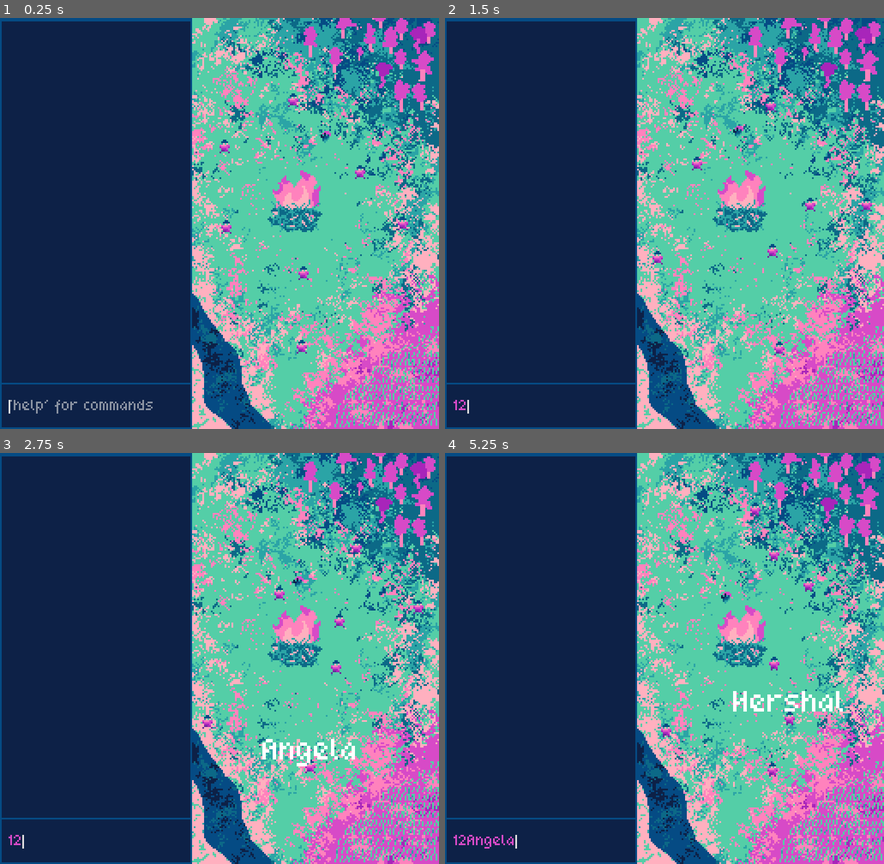
Above: before the commit, frames 1-4 (two rows, left to right).
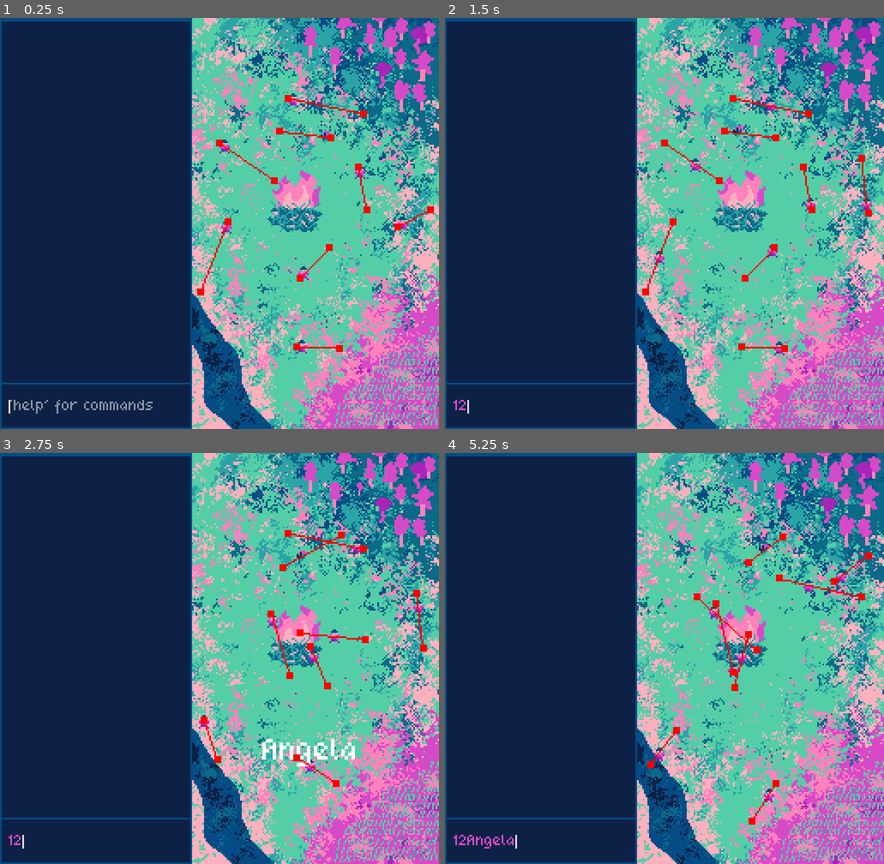
Above: after the commit, the same moments.

Repository: BoopEnthusiast/Micro-Jam-15
Game: Godot game, scene res://scenes/main.tscn
Same seed, same stepped clock (60 frames per second), same inputs: the game is played once before the commit and once after it.
Inputs (mouse positions are in pixels of both pictures, inside the frame that each line leads up to):
- Up to frame 1 (0.25 s): no input
- Up to frame 2 (1.5 s): click (545, 408) at 0.52 s; type "12" at 0.6 s; move the mouse to (541, 383) at 1.27 s
- Up to frame 3 (2.75 s): move the mouse to (324, 777) at 2.02 s
- Up to frame 4 (5.25 s): type "Angela" at 2.75 s; move the mouse to (708, 568) at 3.52 s; move the mouse to (642, 740) at 4.27 s; move the mouse to (796, 720) at 5.02 s

The runs differ from the first frame. In frame 1, 0.7% of the frame differs, in the area x 44-99%, y 18-82%; in frame 2, 0.9%; in frame 3, 1.2%; in frame 4, 1.9%, in the area x 46-98%, y 12-91%.

Commit message:
buncha shit mainly terminal changes

Diff:
--- a/scenes/main.tscn
+++ b/scenes/main.tscn
@@ -18,8 +18,8 @@
 "
 
 [sub_resource type="NavigationPolygon" id="NavigationPolygon_c3t1r"]
-vertices = PackedVector2Array(1434, 670, 1455, 669, 1455, 782, 1401, 716, 1397, 703, 1397, 729, 1449, 786, 1448, 786, 1366, 843, 1356, 831, 1350, 821, 1351, 821, 1395, 832, 1394, 843, 1426, 799, 1389, 737, 1351, 716, 1321, 765, 1321, 613, 1374, 613, 1376, 634, 1355, 703, 1421, 653, 1389, 695, 1398, 648, 1411, 641, 1376, 691, 1376, 741, 1407, 817, 1348, 801, 1335, 786, 1363, 695, 1407, 818, 1363, 737, 1355, 729)
-polygons = Array[PackedInt32Array]([PackedInt32Array(0, 1, 2, 3, 4), PackedInt32Array(5, 3, 2, 6, 7), PackedInt32Array(8, 9, 10, 11, 12, 13), PackedInt32Array(5, 7, 14, 15), PackedInt32Array(16, 17, 18, 19, 20, 21), PackedInt32Array(22, 0, 4, 23, 24, 25), PackedInt32Array(24, 23, 26, 20), PackedInt32Array(27, 15, 14, 28, 29, 30), PackedInt32Array(20, 26, 31), PackedInt32Array(32, 12, 11, 29, 28), PackedInt32Array(33, 27, 30, 17), PackedInt32Array(34, 33, 17), PackedInt32Array(16, 34, 17), PackedInt32Array(21, 20, 31)])
+vertices = PackedVector2Array(1455, 843, 1321, 843, 1321, 613, 1455, 613)
+polygons = Array[PackedInt32Array]([PackedInt32Array(0, 1, 2, 3)])
 outlines = Array[PackedVector2Array]([PackedVector2Array(1316, 608, 1316, 848, 1460, 848, 1460, 608)])
 source_geometry_group_name = &"navigation_polygon_source_group"
 agent_radius = 5.0
@@ -40,15 +40,19 @@
 [node name="FireCollider" type="CollisionShape2D" parent="NavMesh/BackgroundCollider"]
 position = Vector2(172, 108)
 shape = SubResource("CircleShape2D_8konf")
+disabled = true
 
 [node name="WaterCollider" type="CollisionPolygon2D" parent="NavMesh/BackgroundCollider"]
 polygon = PackedVector2Array(112, 159, 127, 181, 139, 195, 142, 214, 148, 226, 160, 240, 112, 240)
+disabled = true
 
 [node name="ForestCollider" type="CollisionPolygon2D" parent="NavMesh/BackgroundCollider"]
 polygon = PackedVector2Array(175, 0, 177, 23, 194, 34, 209, 27, 221, 42, 232, 57, 256, 56, 256, 0)
+disabled = true
 
 [node name="FieldCollider" type="CollisionPolygon2D" parent="NavMesh/BackgroundCollider"]
 polygon = PackedVector2Array(256, 177, 247, 182, 225, 195, 207, 213, 196, 226, 194, 240, 256, 240)
+disabled = true
 
 [node name="UILayer" type="CanvasLayer" parent="."]
 layer = 2
--- a/scenes/npc.tscn
+++ b/scenes/npc.tscn
@@ -22,7 +22,9 @@
 path_desired_distance = 5.0
 target_desired_distance = 2.5
 avoidance_enabled = true
+radius = 5.0
 neighbor_distance = 100.0
+debug_enabled = true
 script = ExtResource("2_p53yk")
 
 [node name="Collider" type="CollisionShape2D" parent="."]
--- a/scenes/ui.tscn
+++ b/scenes/ui.tscn
@@ -58,7 +58,6 @@
 theme_override_font_sizes/normal_font_size = 8
 bbcode_enabled = true
 fit_content = true
-autowrap_mode = 1
 script = ExtResource("1_2ttvf")
 
 [node name="TerminalBackground" type="ColorRect" parent="."]
--- a/scenes/villager.tscn
+++ b/scenes/villager.tscn
@@ -30,8 +30,6 @@
 
 [node name="Villager" groups=["villager"] instance=ExtResource("1_natw4")]
 script = ExtResource("2_xvy2b")
-id = null
-npc_name = null
 
 [node name="Body" parent="." index="2"]
 sprite_frames = SubResource("SpriteFrames_lnrnm")
--- a/scripts/terminal.gd
+++ b/scripts/terminal.gd
@@ -117,8 +117,10 @@
 		if len(command) == 0:
 			log_node.log_error("cat requires name of file. List directories and files with ls")
 
-		log_node.add_log(command)
-		if command.ends_with(GHOST_FILE_EXTENSION) and current_directory == GHOST_DIRECTORY:
+		if command == GHOST_DIRECTORY or VILLAGER_DIRECTORY or RESOURCE_DIRECTORY:
+			log_node.log_error("That is a directory, not a file")
+
+		elif command.ends_with(GHOST_FILE_EXTENSION) and current_directory == GHOST_DIRECTORY:
 			var found_ghost := false
 			for ghost in Singleton.ghosts:
 				if command == ghost.npc_name.to_lower() + GHOST_FILE_EXTENSION:
@@ -201,11 +203,15 @@
 
 	elif command == "next":
 		increase_ghost()
-
+#endregion
+
+#region End command
 	elif command == "end":
 		Singleton.end_day()
-
-#endregion
+		current_ghost_index = 0
+#endregion
+
+
 #region Parse error
 	else:
 		log_node.log_error("Could not parse command")
